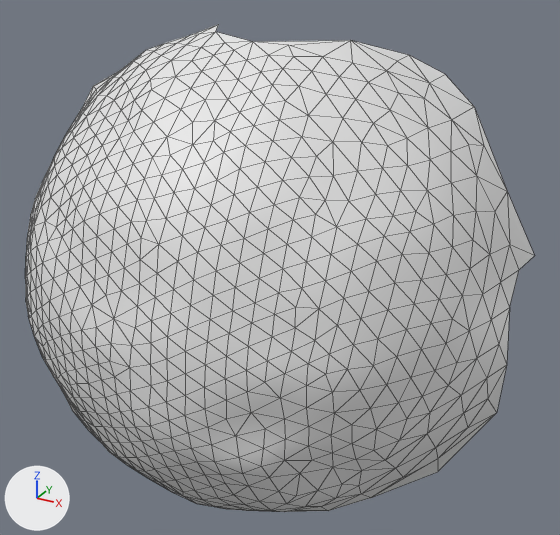
What one commit did to the OBJ model res/final/onecam_fullvolume/cleanedup/FullVolium.000142.obj.
The view is the same before and after, from a 50 mm lens placed at (-8.1, 496.6, -106.4), pointed at (-108.8, 679.7, -198.0). Every picture has the same lights, and +X, +Y and +Z are marked at lower left. Mesh edges are drawn as thin lines. Where no turn or scale is listed for an object, it has been applied to the vertices.

The first picture shows 'FullVolium.000142'.
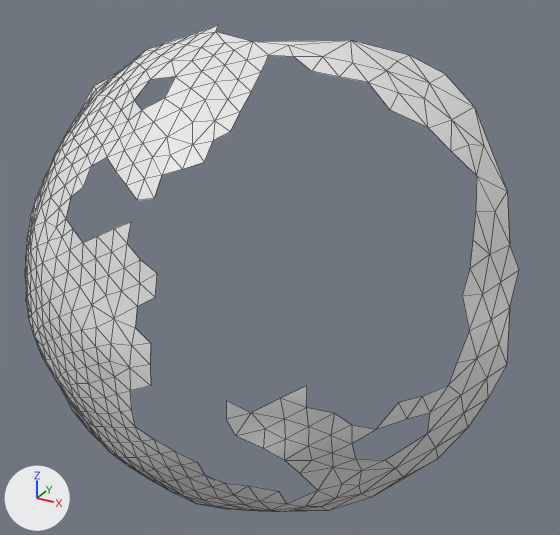
What differs and where, as boxes [x1, y1, x2, y2] in the pictures (560 x 535 px):
'FullVolium.000142', reshaped: before [25, 24, 535, 512]; after [25, 24, 519, 512]
part 1 of me_fullvolium_000142, deleted: before [66, 55, 535, 504]
part 2 of me_fullvolium_000142, deleted: before [374, 366, 507, 497]
part 3 of me_fullvolium_000142, deleted: before [134, 76, 175, 110]

The change, as a diff of the scene's bpy script:
```diff
--- a/res/final/onecam_fullvolume/cleanedup/FullVolium.000142.obj.py
+++ b/res/final/onecam_fullvolume/cleanedup/FullVolium.000142.obj.py
@@ me_fullvolium_000142 @@
 # used by ob_fullvolium_000142; location = (0.0, 0.0, 0.0)
 # verts and faces of me_fullvolium_000142; kept vertices keep their numbers, new ones are numbered from 636
 # before: 421 (-43.0, 693.0, -219.0) at pixel (506, 364), 422 (-47.0, 689.0, -229.0) at pixel (487, 398), 425 (-51.0, 686.0, -238.0) at pixel (467, 427), 426 (-45.0, 697.0, -238.0) at pixel (496, 412), 430 (-58.0, 685.0, -252.0) at pixel (437, 458)
 # before: 435 (-76.0, 679.0, -269.0) at pixel (370, 497), 628 (-61.0, 698.0, -266.0) at pixel (437, 471)
 # before: 520 (-128.0, 660.0, -141.0) at pixel (175, 76), 527 (-137.0, 653.0, -147.0) at pixel (134, 100), 530 (-127.0, 654.0, -146.0) at pixel (164, 98), 557 (-136.0, 659.0, -143.0) at pixel (150, 79), 572 (-132.0, 650.0, -148.0) at pixel (141, 110)
 # before: 575 (-132.0, 654.0, -144.0) at pixel (151, 89)
-me_fullvolium_000142.from_pydata(...)  # 636 vertices, 1240 faces; spans x -194.0..-43.0, y 623.0..715.0, z -286.0..-131.0
+me_fullvolium_000142.from_pydata(...)  # 452 vertices, 791 faces; spans x -194.0..-43.0, y 623.0..715.0, z -286.0..-131.0
+# me_fullvolium_000142 part 1
+# 181 vertices are removed from x -142.0..-43.0, y 623.0..710.0, z -242.0..-139.0
+# 439 faces are deleted
+# me_fullvolium_000142 part 2
+delete_vertices([426, 628])  # with the faces that use them
+# me_fullvolium_000142 part 3
+delete_vertices([575])  # with the faces that use them
```
